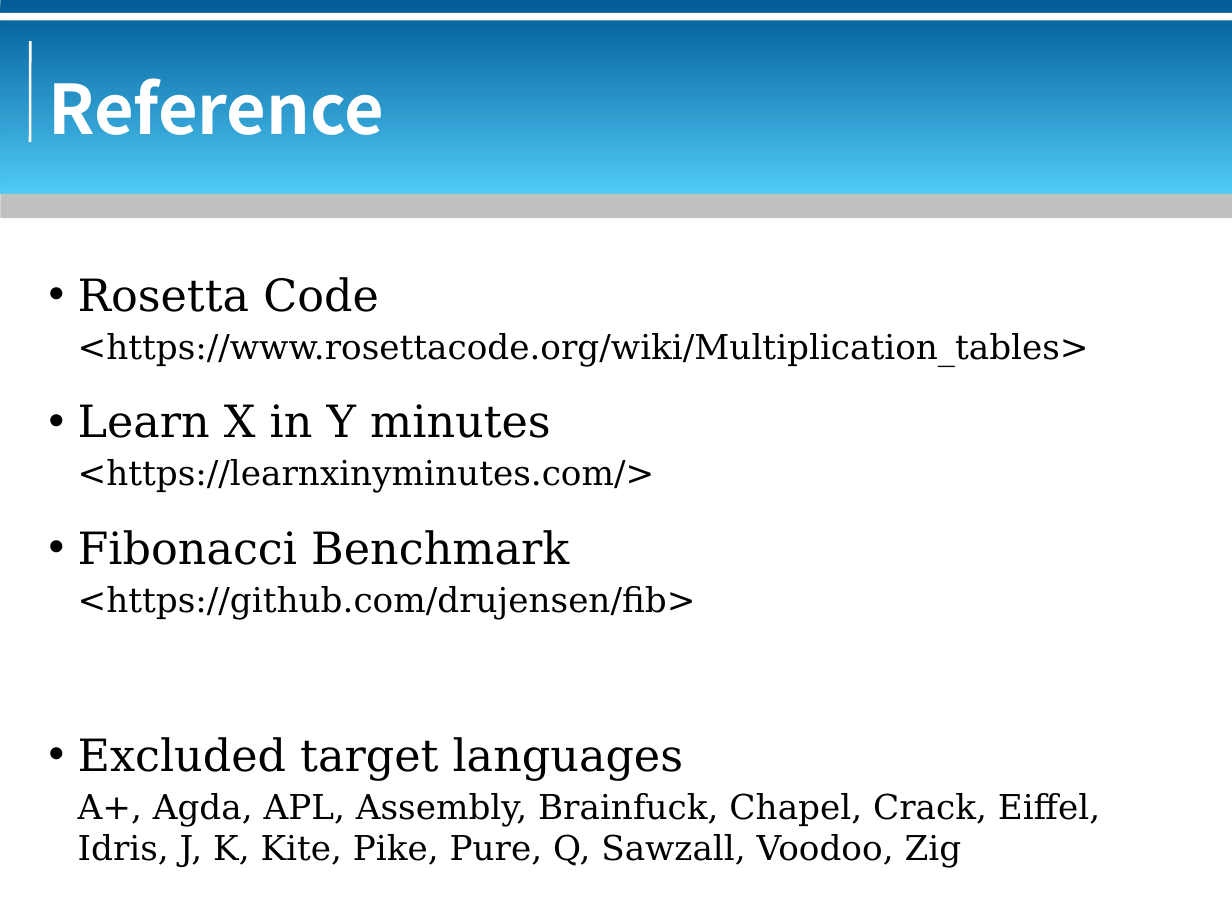
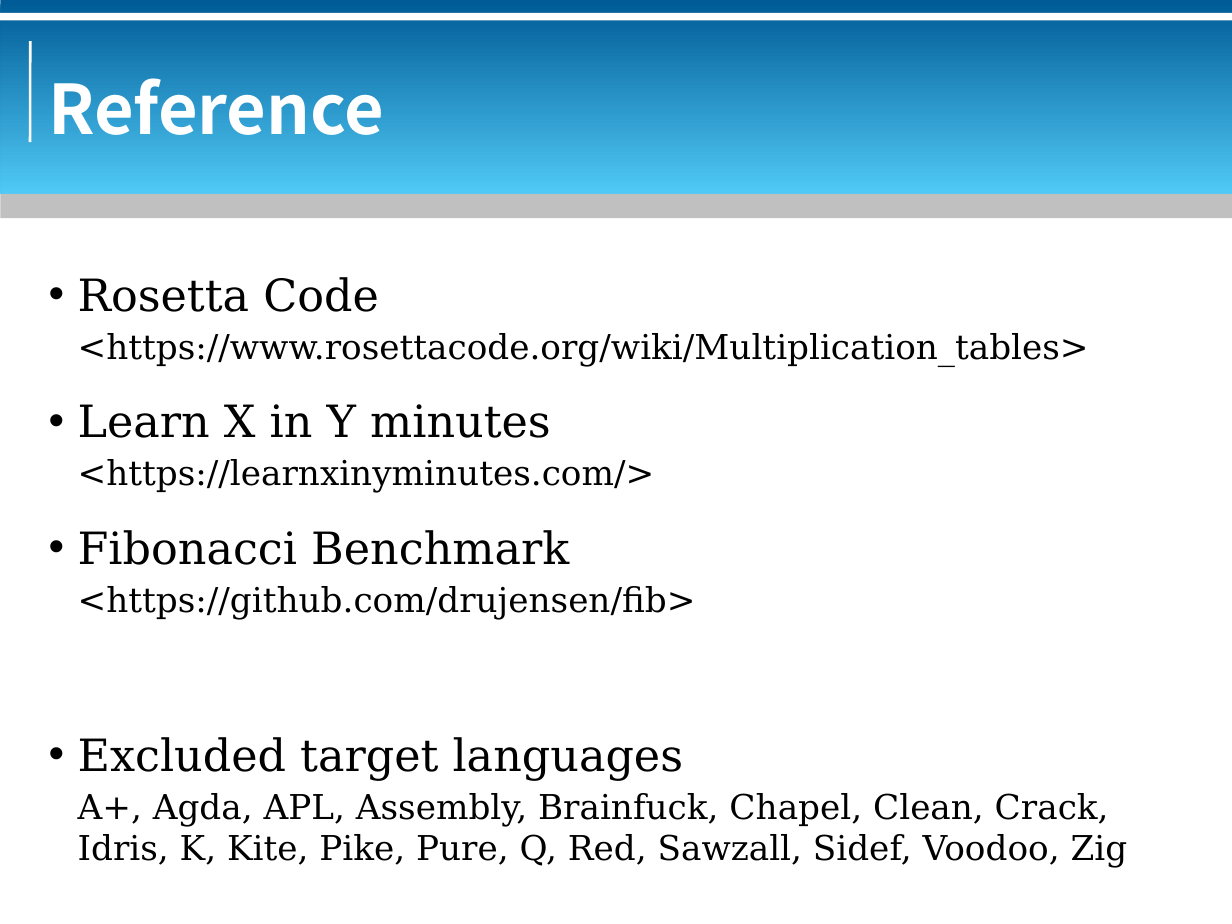
Before and after one commit to bluebat/.presentations, a slide deck: slide 57 of multiplication-table.odp (slide 53 before the commit). Drawn at 1232x924 pixels with LibreOffice and Linux fonts; fonts in the diff are those of the drawing; background and template pictures are left out. Boxes give left, top, right and bottom in pixels: in the first picture for what was removed or moved away, otherwise in the second. Text is boxed around its words. In the diff, an @@ line names an element or a change of style, - is before the commit and + after.

```diff
--- a/multiplication-table.odp
+++ b/multiplication-table.odp
@@ text at <box>78,793,1128,867</box>: text changed @@
-A+, Agda, APL, Assembly, Brainfuck, Chapel, Crack, Eiffel, Idris, J, K, Kite, Pike, Pure, Q, Sawzall, Voodoo, Zig
+A+, Agda, APL, Assembly, Brainfuck, Chapel, Clean, Crack, Idris, K, Kite, Pike, Pure, Q, Red, Sawzall, Sidef, Voodoo, Zig
```
Also in this commit, not shown: 10 other slides changed, 4 slides added.
